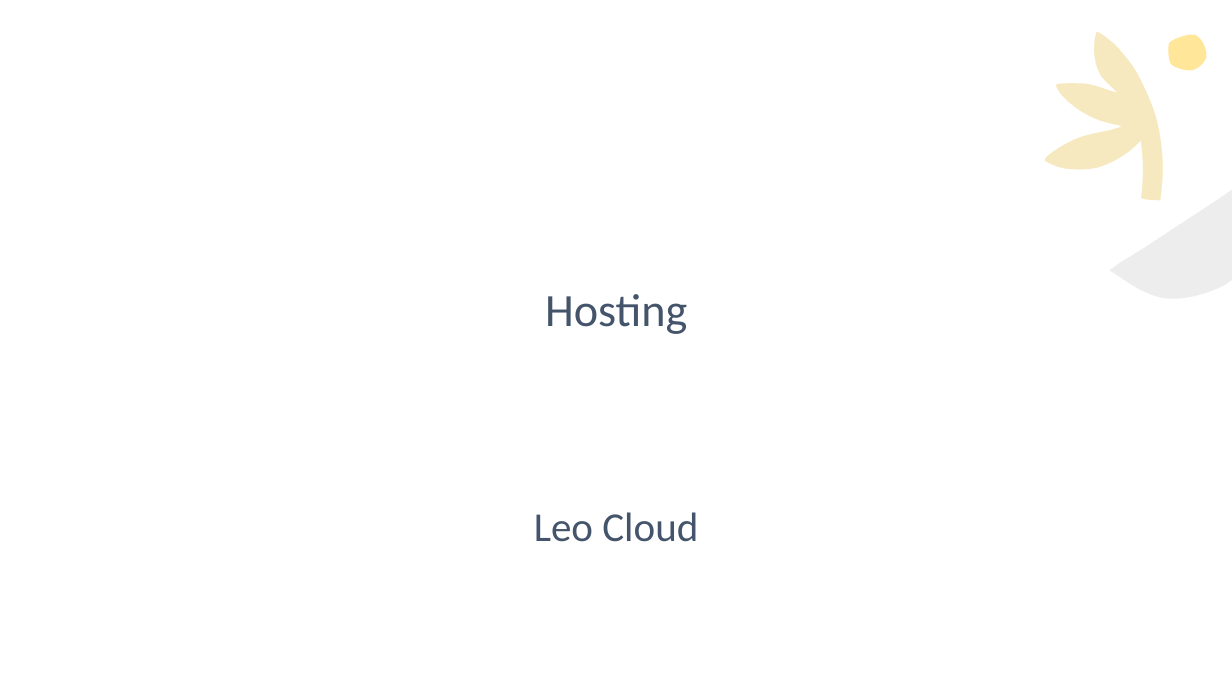
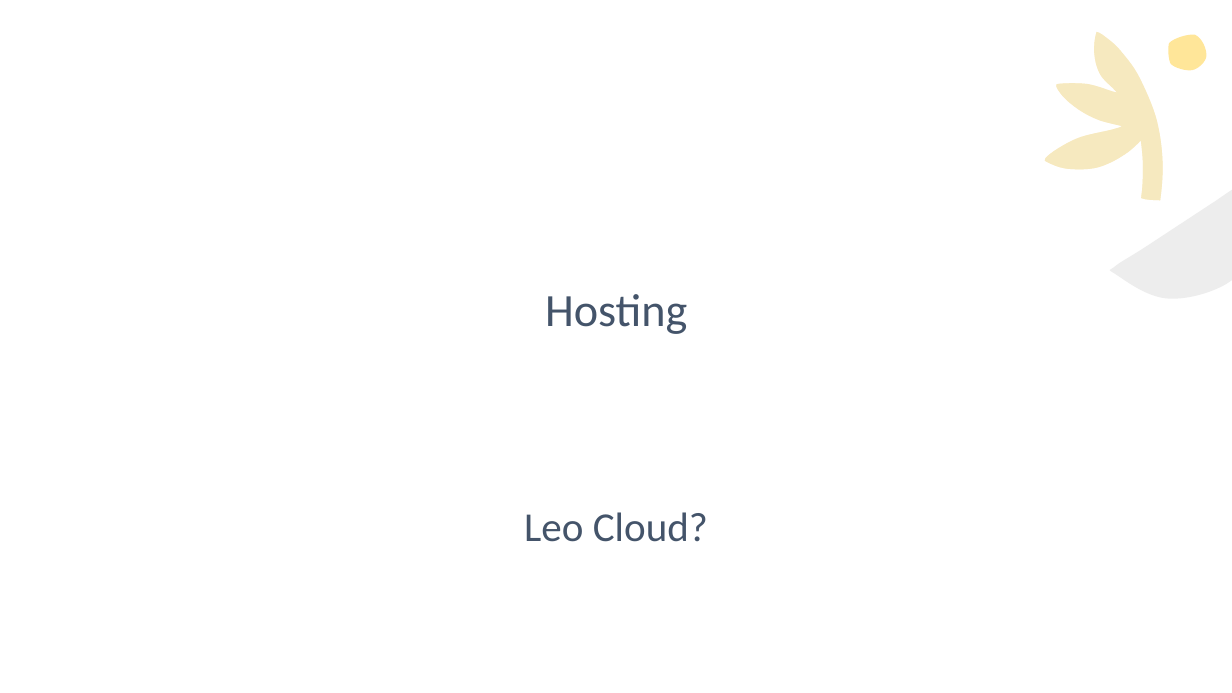
Before and after one commit to htl-leo-itp-2325-4-5AHITM/jungle-book, a slide deck: slide 12 of Presentation/JungelbookPresentation.pptx. Drawn at 1232x693 pixels with LibreOffice and Linux fonts; fonts in the diff are those of the drawing. Boxes give left, top, right and bottom in pixels: in the first picture for what was removed or moved away, otherwise in the second. Text is boxed around its words. In the diff, an @@ line names an element or a change of style, - is before the commit and + after.

```diff
--- a/Presentation/JungelbookPresentation.pptx
+++ b/Presentation/JungelbookPresentation.pptx
@@ text at bbox=[524, 512, 708, 542]: text changed @@
-Leo Cloud
+Leo Cloud?
```
Also in this commit, not shown: 5 other slides changed.
